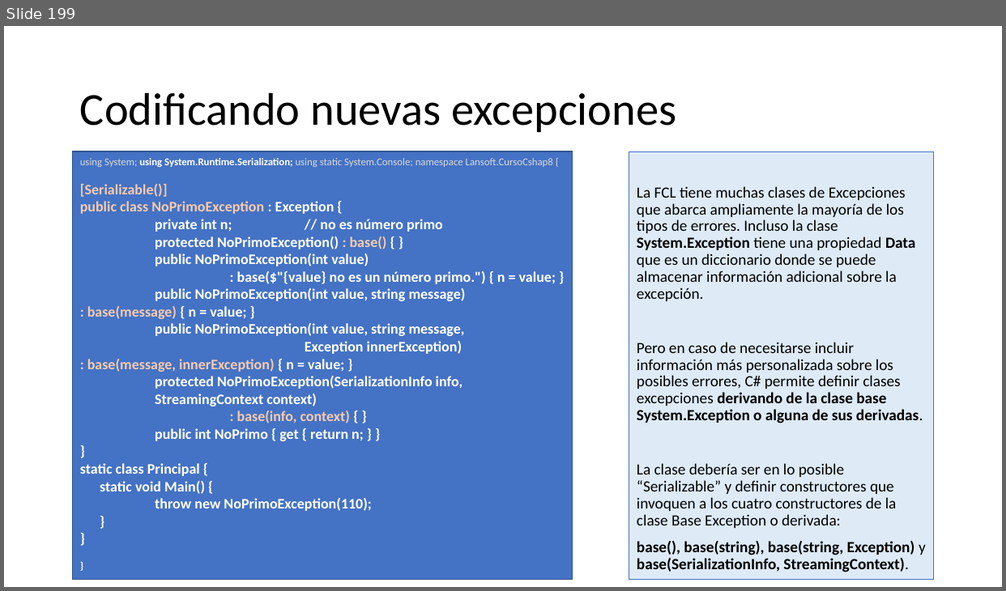
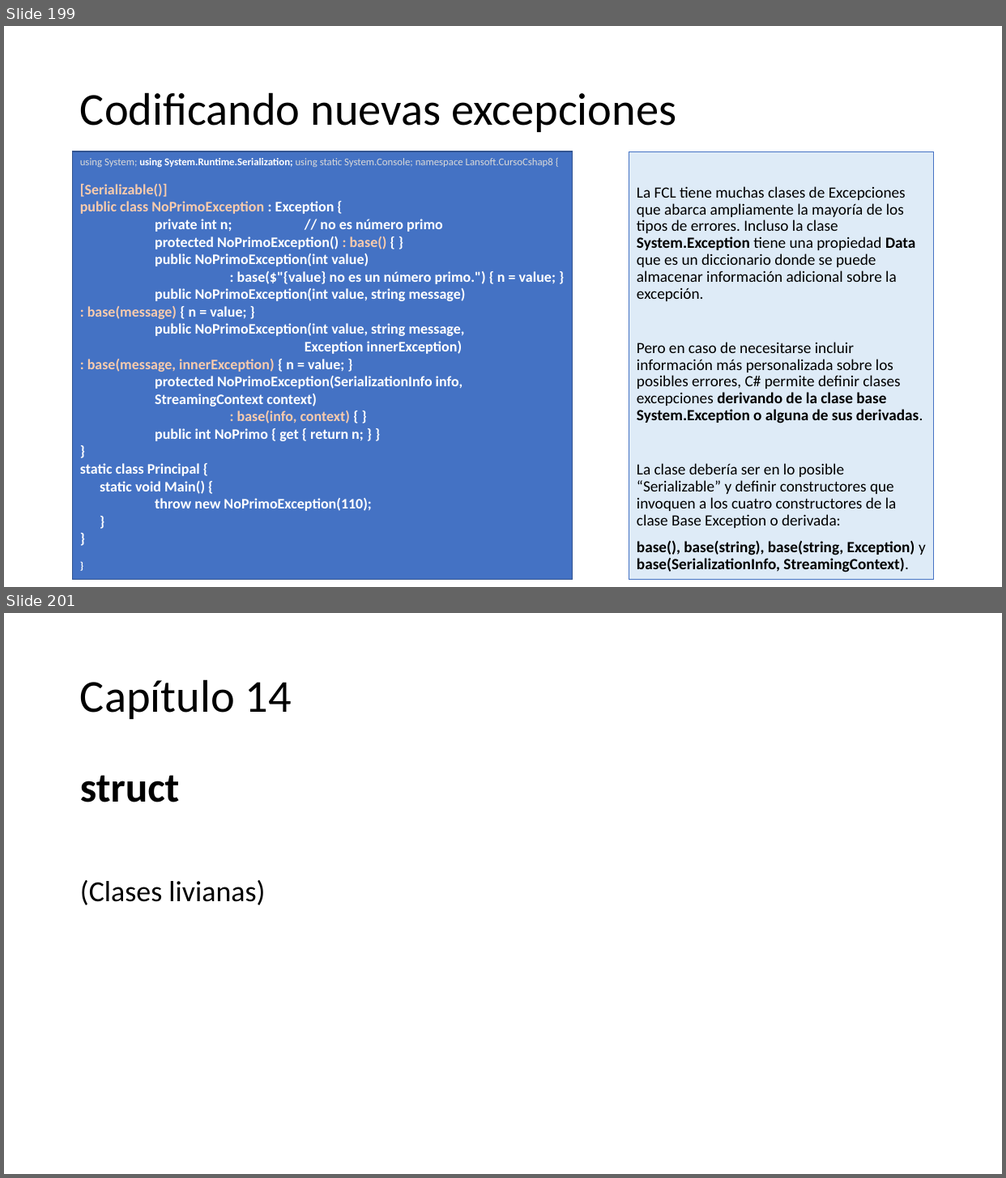
Before and after one commit to AlbertOsinaga/CursoCSharp__8, a slide deck: CSharpQuickReferencia.pptx. Shown one above the other, each under a label of ours: slide 199 before the commit, slides 199 and 201 after it; the slides between them are not shown. The pictures are 1006x591 and 1006x1178 pixels, drawn with LibreOffice and Linux fonts; fonts in the diff are those of the drawing. Boxes give left, top, right and bottom in pixels: in the first picture for what was removed or moved away, otherwise in the second. Text is boxed around its words. In the diff, an @@ line names an element or a change of style, - is before the commit and + after.

```diff
--- a/CSharpQuickReferencia.pptx
+++ b/CSharpQuickReferencia.pptx
@@ slide 201 added at <box>4,613,1002,1174</box>, background #FFFFFF @@
@@ title added at <box>80,679,292,719</box>, 44 pt, text #000000 @@
+Capítulo 14
@@ text added at <box>80,775,265,905</box>, 28 pt, text #000000 @@
+struct
+(Clases livianas)
```
Also in this commit, not shown: 1 slide changed, 9 other slides added, 1 other file.
